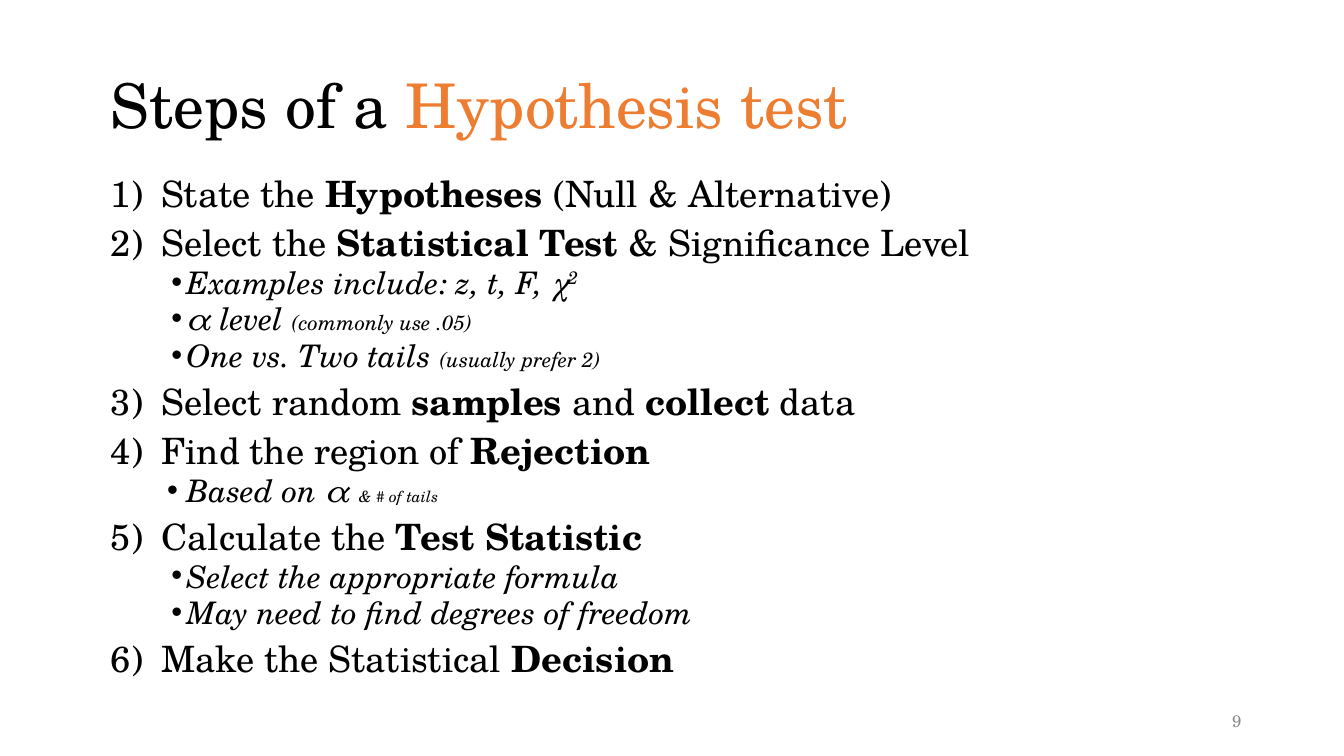
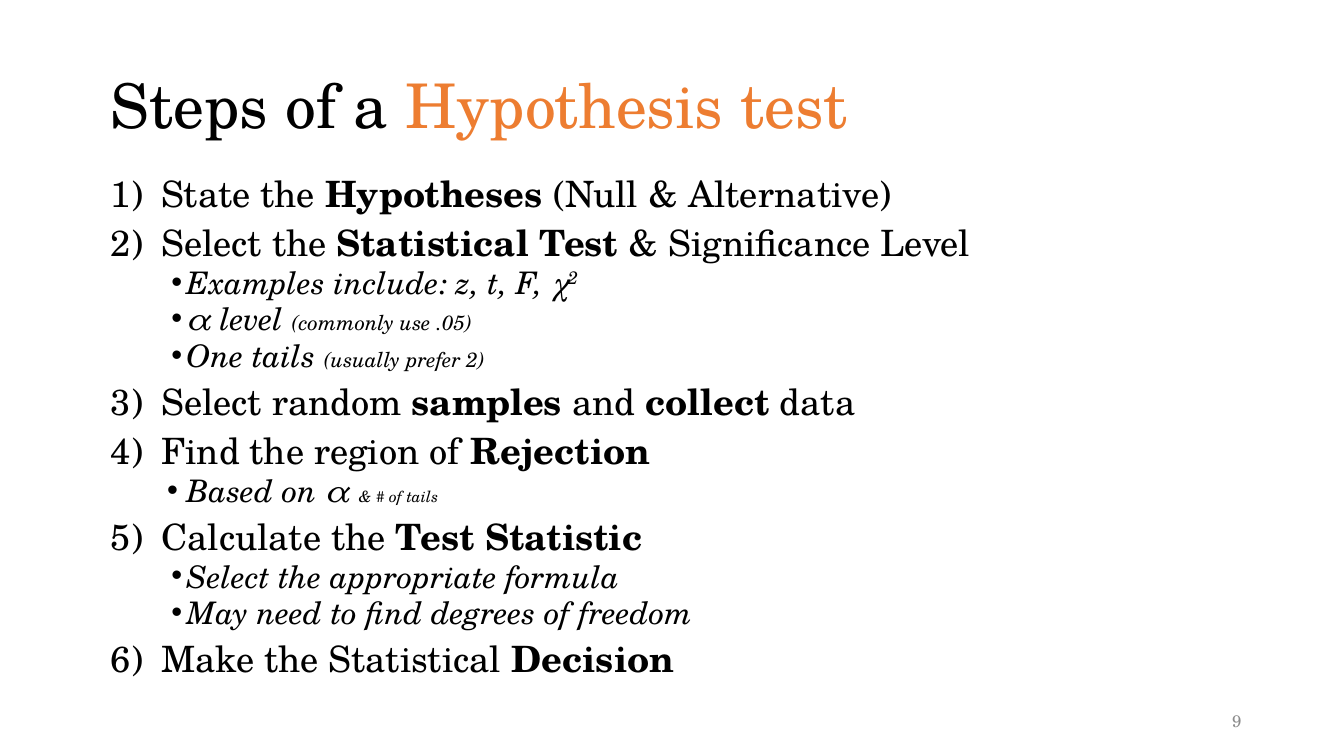
Before and after one commit to CEHS-research/PSY-6600_public, a slide deck: slide 9 of slides/ch12_oneANOVA.pptx. Drawn at 1344x756 pixels with LibreOffice and Linux fonts; fonts in the diff are those of the drawing. Boxes give left, top, right and bottom in pixels: in the first picture for what was removed or moved away, otherwise in the second. Text is boxed around its words. In the diff, an @@ line names an element or a change of style, - is before the commit and + after.

```diff
--- a/slides/ch12_oneANOVA.pptx
+++ b/slides/ch12_oneANOVA.pptx
@@ text at (x1=186, y1=344, x2=484, y2=372): text changed @@
-  • One vs. Two tails (usually prefer 2)
+  • One tails (usually prefer 2)
```
Also in this commit, not shown: 9 other slides changed, 1 other file.
